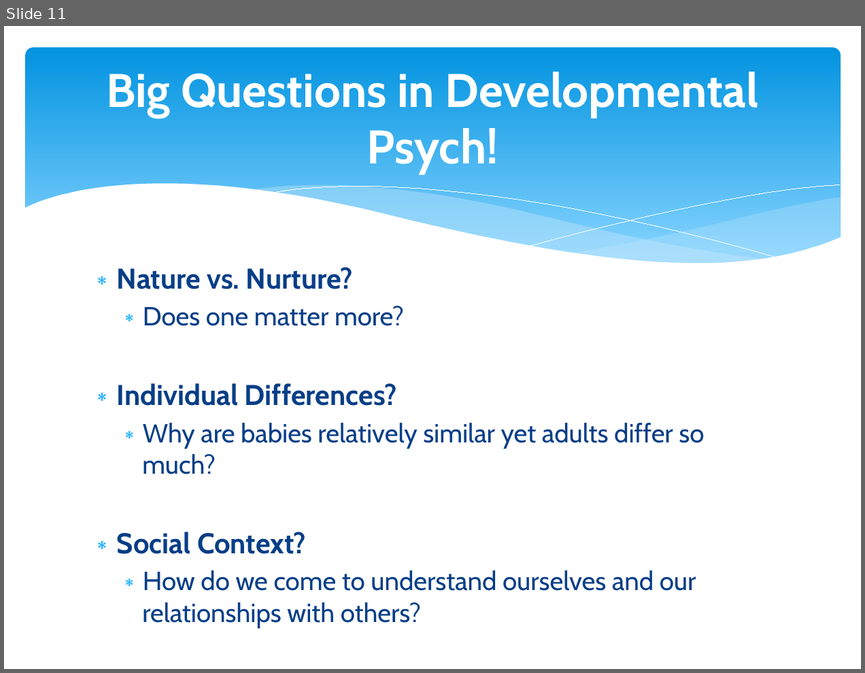
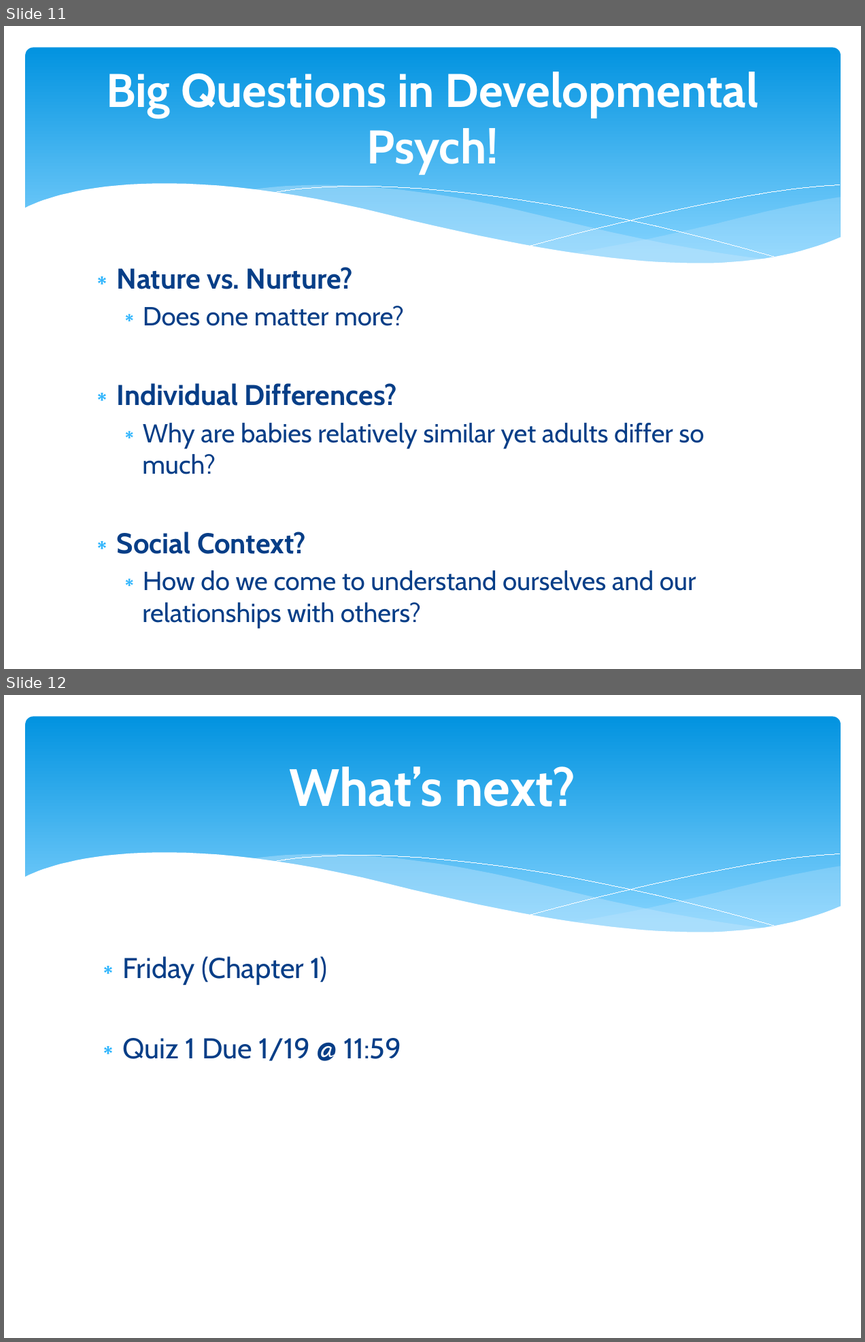
Before and after one commit to npm27/Teaching-Materials, a slide deck: Developmental Spring 24/Slides/0 First Day Info (202).pptx. Shown one above the other, each under a label of ours: slide 11 before the commit, slides 11 and 12 after it. The pictures are 865x673 and 865x1342 pixels, drawn with LibreOffice and Linux fonts; fonts in the diff are those of the drawing. Boxes give left, top, right and bottom in pixels: in the first picture for what was removed or moved away, otherwise in the second. Text is boxed around its words. In the diff, an @@ line names an element or a change of style, - is before the commit and + after.

```diff
--- a/Developmental Spring 24/Slides/0 First Day Info (202).pptx
+++ b/Developmental Spring 24/Slides/0 First Day Info (202).pptx
@@ slide 12 added at (x1=4, y1=695, x2=861, y2=1338), background #FFFFFF; not listed: 6 template elements that a slide beside it also shows @@
@@ title added at (x1=289, y1=766, x2=576, y2=807), 44 pt, text #FFFFFF, bold @@
+What’s next?
@@ text added at (x1=123, y1=956, x2=402, y2=1061), 24 pt, text #073E87 @@
+∗ Friday (Chapter 1)
+∗ Quiz 1 Due 1/19 @ 11:59
```
Also in this commit, not shown: 2 slides changed, 3 other files.
